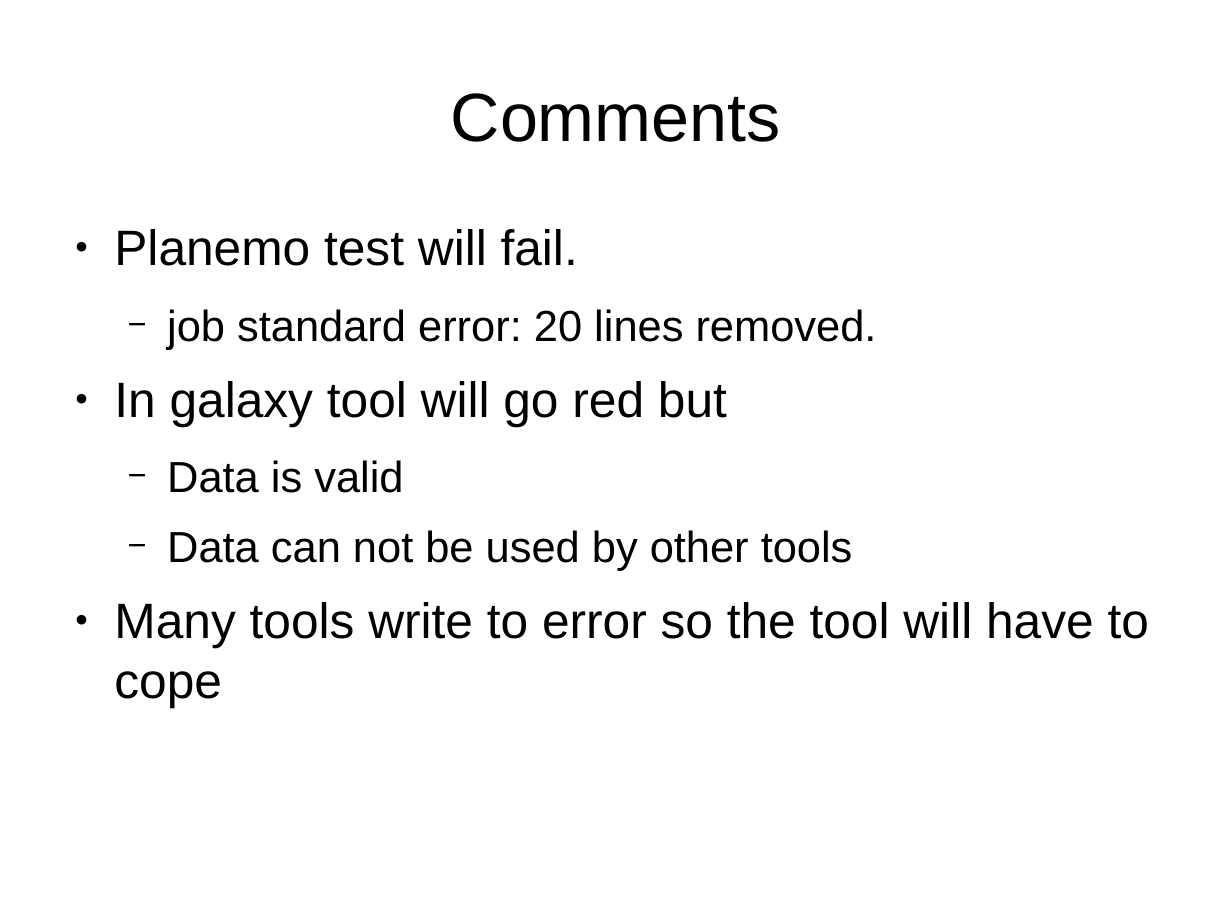
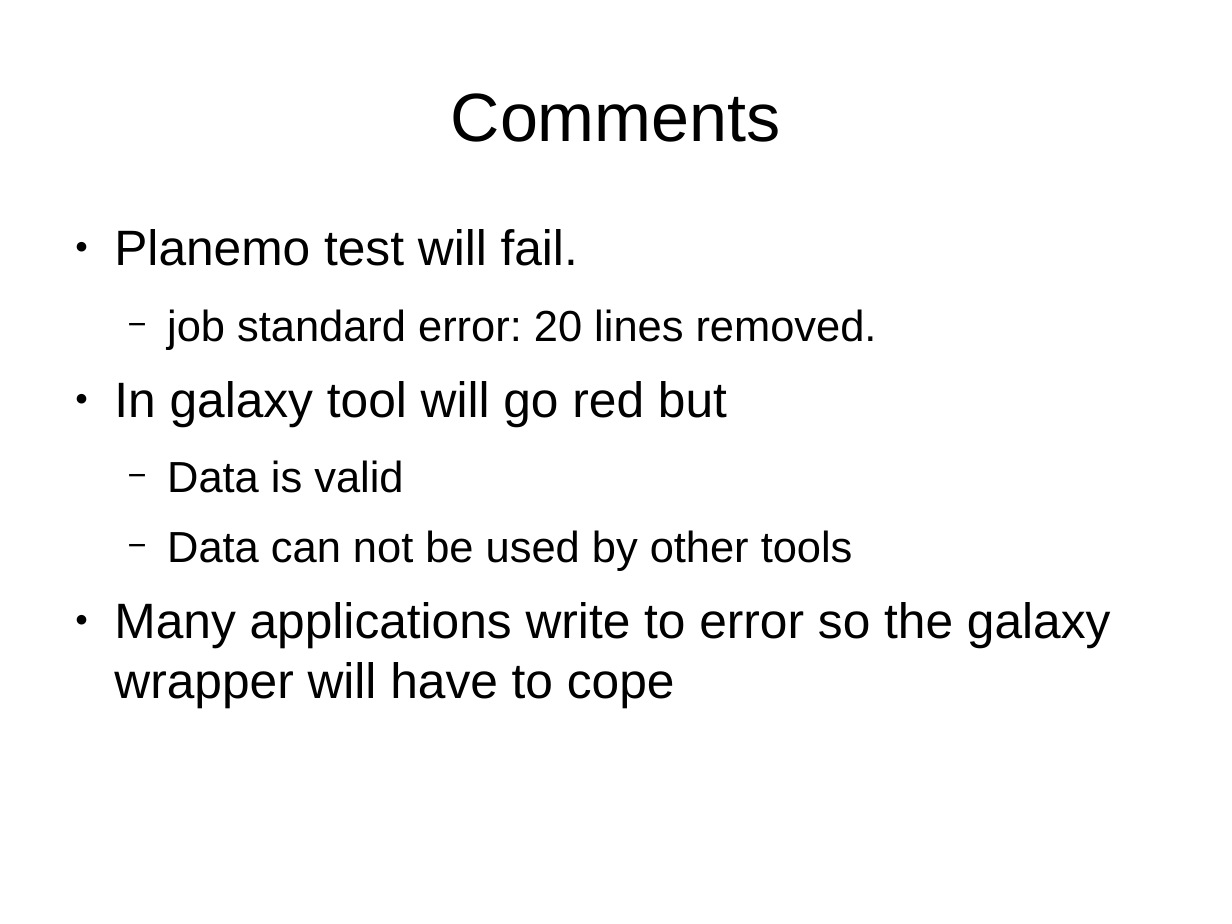
Before and after one commit to Christian-B/galaxy_tutorial, a slide deck: slide 46 of tool_xml.odp. Drawn at 1232x924 pixels with LibreOffice and Linux fonts; fonts in the diff are those of the drawing. Boxes give left, top, right and bottom in pixels: in the first picture for what was removed or moved away, otherwise in the second. Text is boxed around its words. In the diff, an @@ line names an element or a change of style, - is before the commit and + after.

```diff
--- a/tool_xml.odp
+++ b/tool_xml.odp
@@ text at [114,602,1111,707]: text changed @@
-● Many tools write to error so the tool will have to cope
+● Many applications write to error so the galaxy wrapper will have to cope
```
Also in this commit, not shown: 7 other slides changed.
